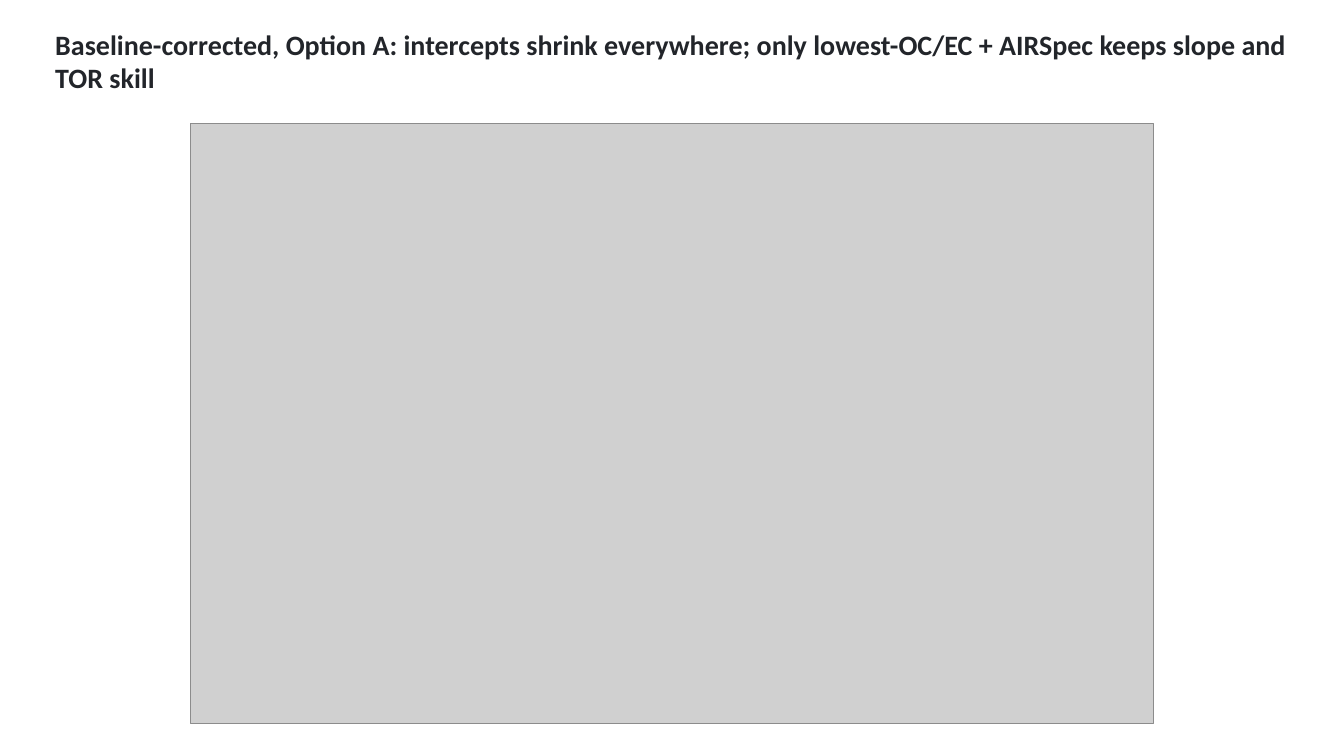
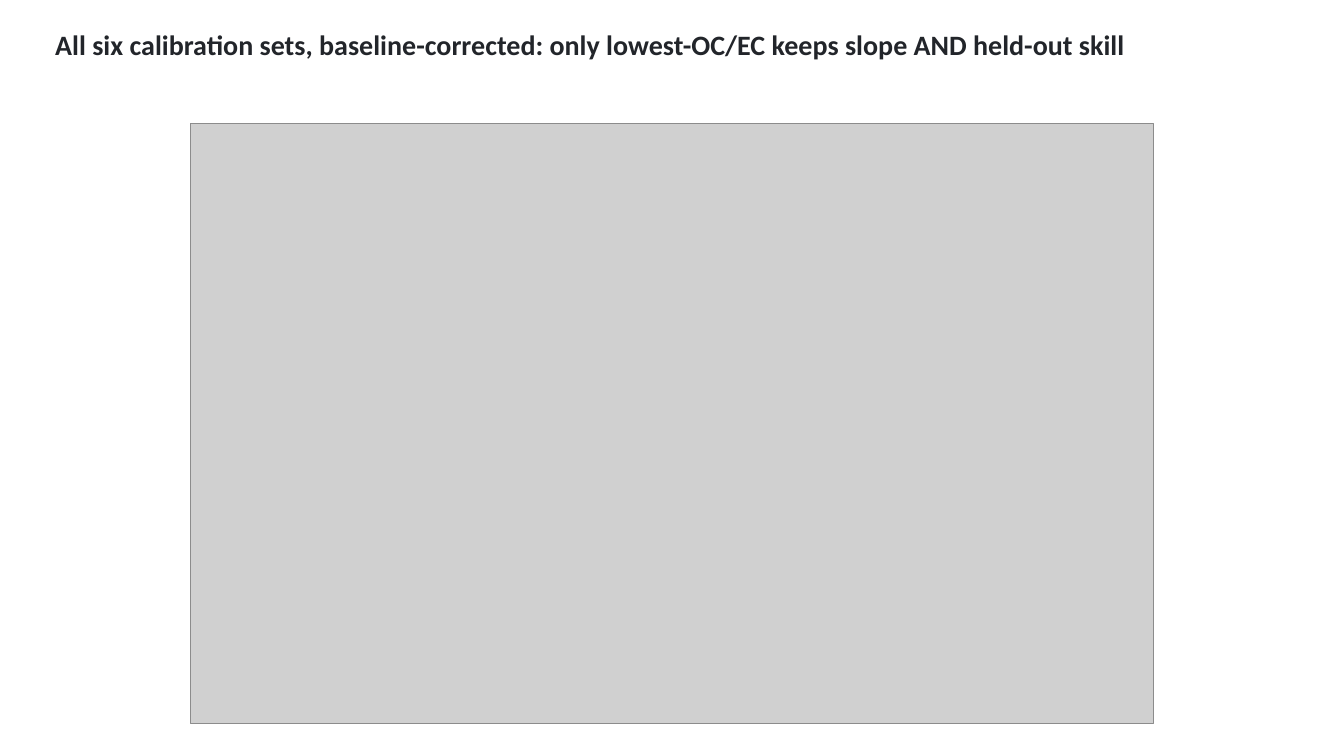
Before and after one commit to ahzs645/aethmodular, a slide deck: slide 9 of deliverables/ftir_group_2026-08-27/ftir_group_2026-08-27.pptx (slide 7 before the commit). Drawn at 1344x756 pixels with LibreOffice and Linux fonts; fonts in the diff are those of the drawing; grey boxes stand for pictures. Boxes give left, top, right and bottom in pixels: in the first picture for what was removed or moved away, otherwise in the second. Text is boxed around its words. In the diff, an @@ line names an element or a change of style, - is before the commit and + after.

```diff
--- a/deliverables/ftir_group_2026-08-27/ftir_group_2026-08-27.pptx
+++ b/deliverables/ftir_group_2026-08-27/ftir_group_2026-08-27.pptx
@@ text at (x1=55, y1=35, x2=1124, y2=60): text changed @@
-Baseline-corrected, Option A: intercepts shrink everywhere; only lowest-OC/EC + AIRSpec keeps slope and TOR skill
+All six calibration sets, baseline-corrected: only lowest-OC/EC keeps slope AND held-out skill
```
Also in this commit, not shown: 12 other slides changed, 21 slides added, 28 slides removed, 13 other files.
